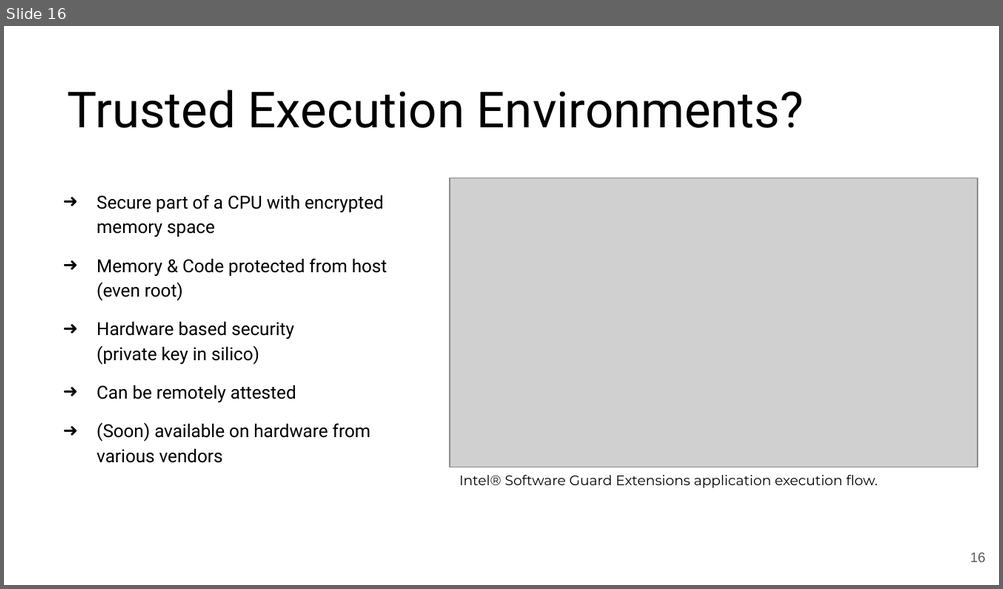
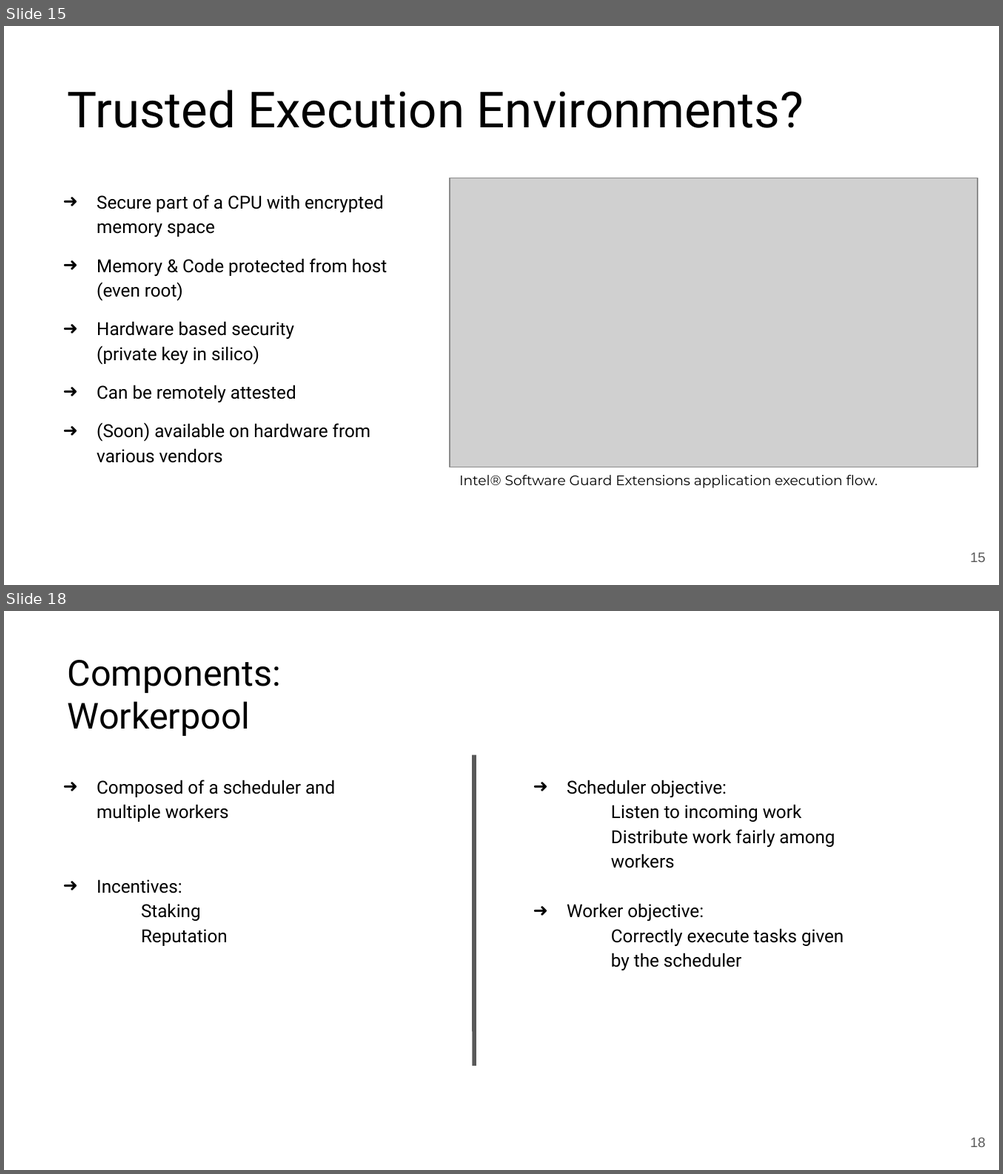
Before and after one commit to mbettinger/OT4-Lecture, a slide deck: Presentation - iExec.odp. Shown one above the other, each under a label of ours: slide 16 before the commit, slides 15 and 18 after it; the slides between them are not shown. The pictures are 1003x589 and 1003x1174 pixels, drawn with LibreOffice and Linux fonts; fonts in the diff are those of the drawing; grey boxes stand for pictures; background and template pictures are left out. Boxes give left, top, right and bottom in pixels: in the first picture for what was removed or moved away, otherwise in the second. Text is boxed around its words. In the diff, an @@ line names an element or a change of style, - is before the commit and + after.

```diff
--- a/Presentation - iExec.odp
+++ b/Presentation - iExec.odp
@@ slide 18 added at [4, 611, 999, 1170], background picture (left out) @@
@@ text added at [68, 660, 282, 736], 26 pt, text #000000 @@
+Components:
+Workerpool
@@ freeform shape added at [473, 755, 473, 1067], outline #595959 3 pt @@
@@ text added at [96, 780, 335, 946], 13 pt, text #000000 @@
+➜ Composed of a scheduler and multiple workers
+➜ Incentives:
+      ● Staking
+      ● Reputation
@@ text added at [566, 780, 843, 971], 13 pt, text #000000 @@
+➜ Scheduler objective:
+      ● Listen to incoming work
+      ● Distribute work fairly among workers
+➜ Worker objective:
+      ● Correctly execute tasks given by the scheduler
@@ page number added at [970, 1138, 985, 1147], 10 pt, text #595959 @@
+18
@@ what was slide 16 is now slide 15 @@
@@ page number at [970, 553, 985, 562]: text changed @@
-16
+15
```
Also in this commit, not shown: 5 other slides added, 8 other files.
